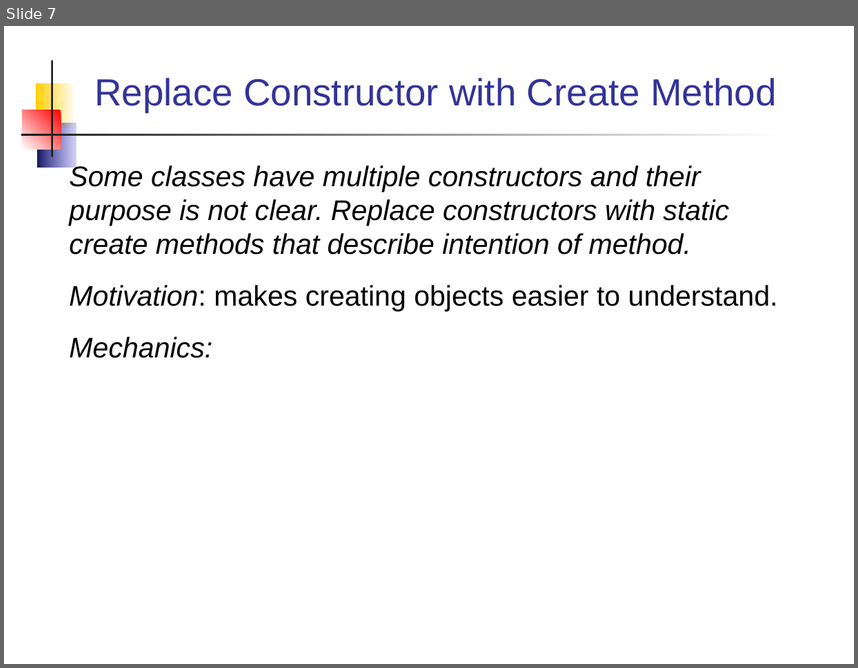
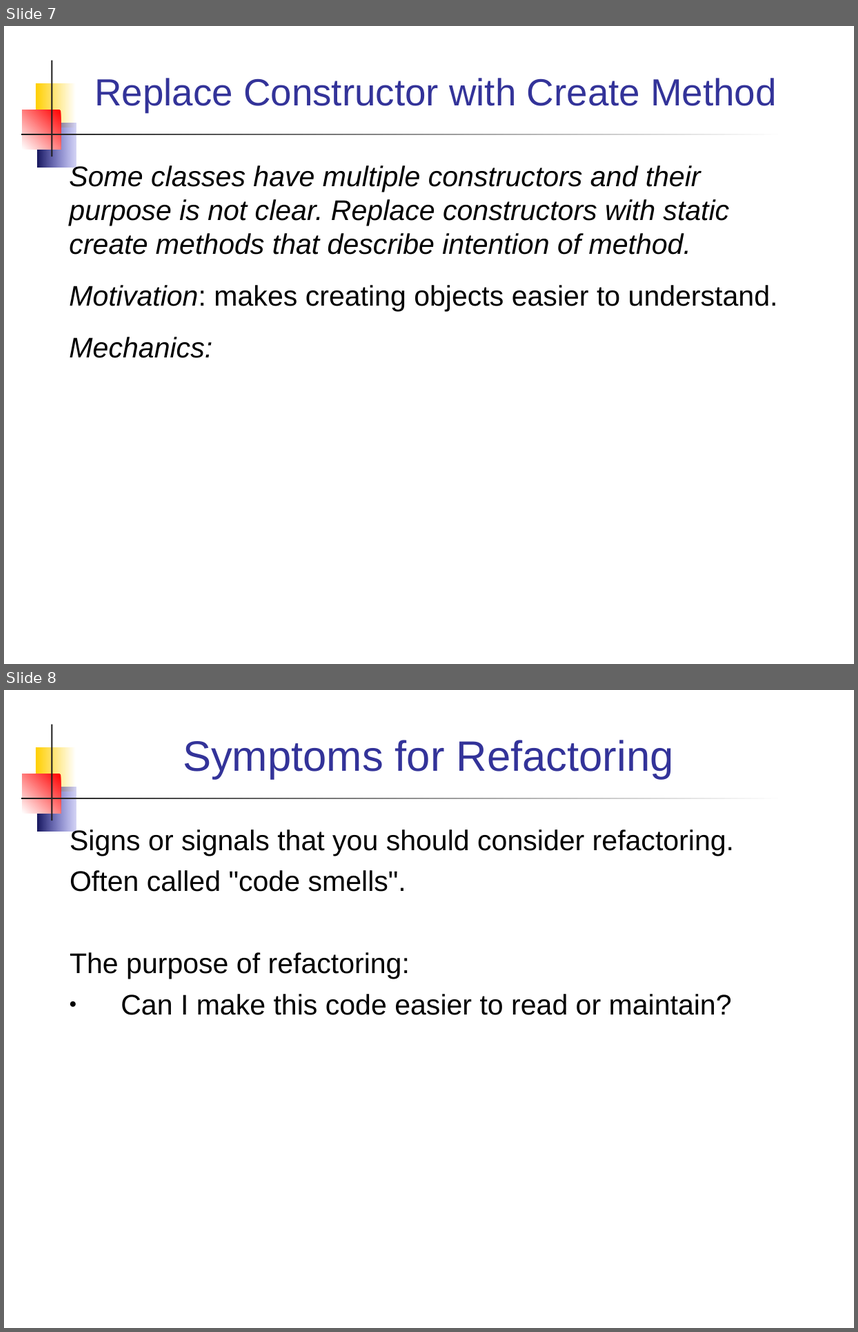
Before and after one commit to jbrucker/SoftwareProcess, a slide deck: week12/Refactoring Patterns.ppt. Shown one above the other, each under a label of ours: slide 7 before the commit, slides 7 and 8 after it. The pictures are 858x668 and 858x1332 pixels, drawn with LibreOffice and Linux fonts; fonts in the diff are those of the drawing. Boxes give left, top, right and bottom in pixels: in the first picture for what was removed or moved away, otherwise in the second. Text is boxed around its words. In the diff, an @@ line names an element or a change of style, - is before the commit and + after.

Commit message:
add code smells to refactoring slides

```diff
--- a/week12/Refactoring Patterns.ppt
+++ b/week12/Refactoring Patterns.ppt
@@ slide 8 added at (4, 690, 854, 1328), background #FFFFFF; not listed: 5 template elements that a slide beside it also shows @@
@@ title added at (183, 740, 674, 778), 36 pt, text #333399 @@
+Symptoms for Refactoring
@@ text added at (70, 827, 734, 1015), 24 pt, text #000000 @@
+Signs or signals that you should consider refactoring.
+Often called "code smells".
+The purpose of refactoring:
+● Can I make this code easier to read or maintain?
```
Also in this commit, not shown: 2 slides changed, 8 other slides added, 26 other files.
